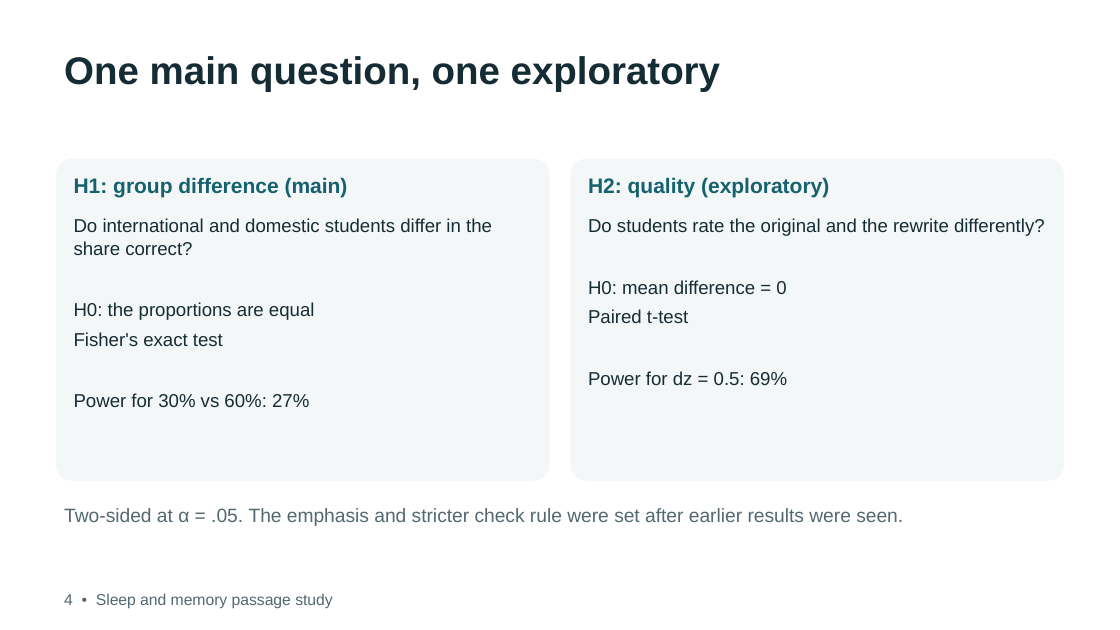
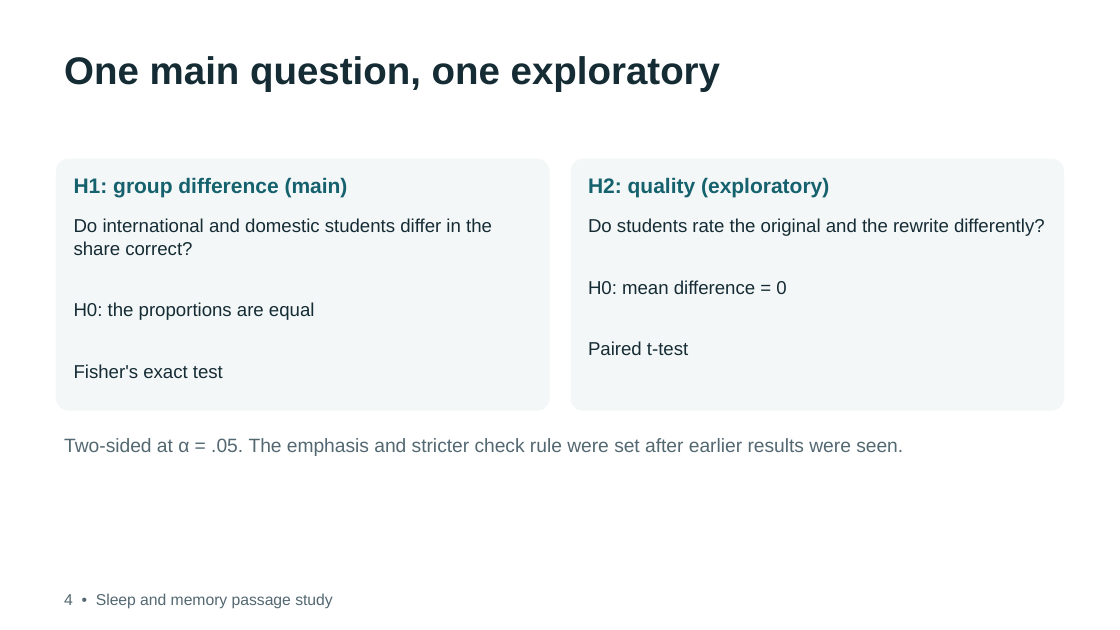
Before and after one commit to debshreechowdhury/sleep-memory-passage-study, a slide deck: slide 4 of presentation/final.pptx. Drawn at 1120x630 pixels with LibreOffice and Linux fonts; fonts in the diff are those of the drawing. Boxes give left, top, right and bottom in pixels: in the first picture for what was removed or moved away, otherwise in the second. Text is boxed around its words. In the diff, an @@ line names an element or a change of style, - is before the commit and + after.

```diff
--- a/presentation/final.pptx
+++ b/presentation/final.pptx
@@ rounded rectangle: place and size @@
-rounded rectangle at [56,159,550,481]
+rounded rectangle at [56,159,550,411]
@@ rounded rectangle: place and size @@
-rounded rectangle at [571,159,1065,481]
+rounded rectangle at [571,159,1065,411]
@@ text at [588,371,787,385]: paragraph removed @@
-Power for dz = 0.5: 69%
@@ text at [74,393,309,407]: paragraph removed @@
-Power for 30% vs 60%: 27%
@@ text "Two-sided at α = .05. ...": place and size @@
-text "Two-sided at α = .05. ..." at [64,508,903,526]
+text "Two-sided at α = .05. ..." at [64,438,903,456]
```
Also in this commit, not shown: 7 other slides changed, 1 slide added, 8 other files.
